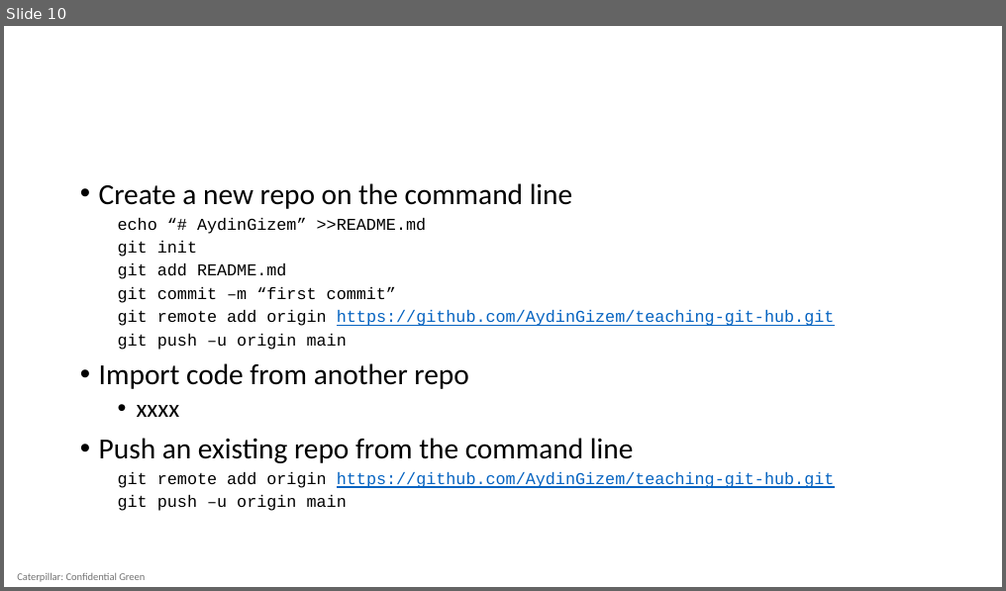
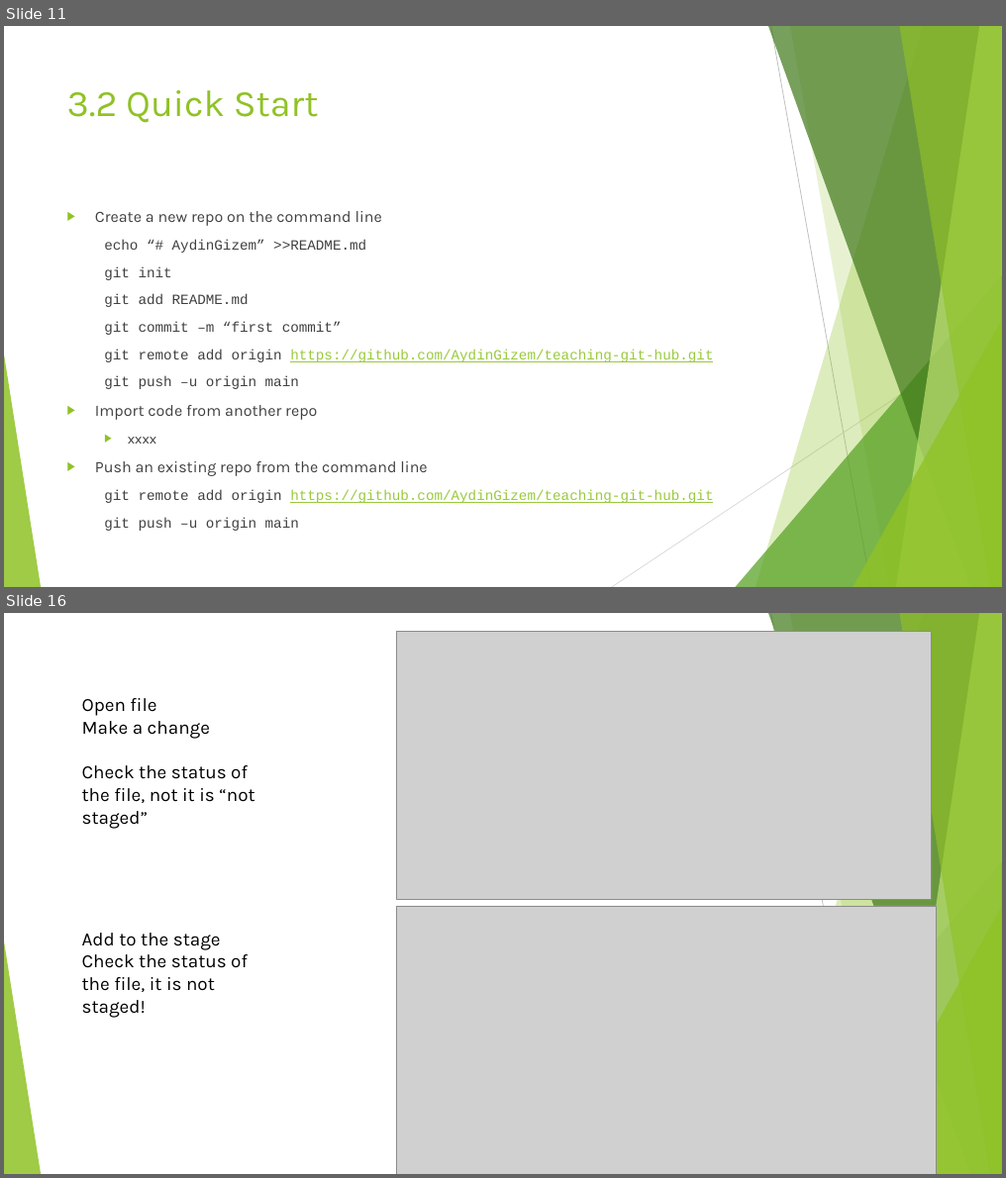
Before and after one commit to AydinGizem/teaching-github, a slide deck: GIT for beginners.pptx. Shown one above the other, each under a label of ours: slide 10 before the commit, slides 11 and 16 after it; the slides between them are not shown. The pictures are 1006x591 and 1006x1178 pixels, drawn with LibreOffice and Linux fonts; fonts in the diff are those of the drawing; grey boxes stand for pictures. Boxes give left, top, right and bottom in pixels: in the first picture for what was removed or moved away, otherwise in the second. Text is boxed around its words. In the diff, an @@ line names an element or a change of style, - is before the commit and + after.

```diff
--- a/GIT for beginners.pptx
+++ b/GIT for beginners.pptx
@@ slide 16 added at [4,613,1002,1174], background #FFFFFF; not listed: 10 template elements that a slide beside it also shows @@
@@ picture added at [397,631,933,900] @@
@@ text added at [82,698,254,829], 18 pt, text #000000 @@
+Open file
+Make a change
+Check the status of the file, not it is “not staged”
@@ picture added at [397,906,937,1174] @@
@@ text added at [82,933,248,1018], 18 pt, text #000000 @@
+Add to the stage
+Check the status of the file, it is not staged!
@@ what was slide 10 is now slide 11 @@
@@ slide 11 changed as well @@
@@ title added at [67,90,319,123], 36 pt, text #90C226 @@
+3.2 Quick Start
@@ text "Create a new repo on ...": place and size @@
-text "Create a new repo on ..." at [99,183,835,511]
+text "Create a new repo on ..." at [95,211,713,531]
@@ text "Create a new repo on ..." at [95,211,713,531]: size 28 to 15.3 pt in "Create a new repo on the command ...", "Import code from another repo", "Push an existing repo from the command ..."; font Calibri to Karla in "Create a new repo on the command ...", "Import code from another repo", "xxxx", "Push an existing repo from the command ..."; text colour #000000 to #404040 in "Create a new repo on the command ...", "echo “# AydinGizem” >>README.md", "git init", "git add README.md" and 8 more places; size 16 to 13.6 pt in "echo “# AydinGizem” >>README.md", "git init", "git add README.md", "git commit –m “first commit”" and 4 more places; text colour #0563C1 to #99CA3C in "https://github.com/AydinGizem/teaching-git-hub.git", "https://github.com/AydinGizem/teaching-git-hub.git"; size 24 to 13.6 pt in "xxxx"; bullet • to ▶; line spacing 0.9 to 1; more space between paragraphs @@
@@ group added at [4,26,1002,587]: 5 freeform shapes, 3 triangles, 2 lines @@
@@ text removed at [17,573,145,582] @@
-Caterpillar: Confidential Green
```
Also in this commit, not shown: 8 other slides changed, 7 other slides added, 2 slides removed, 1 other file.
